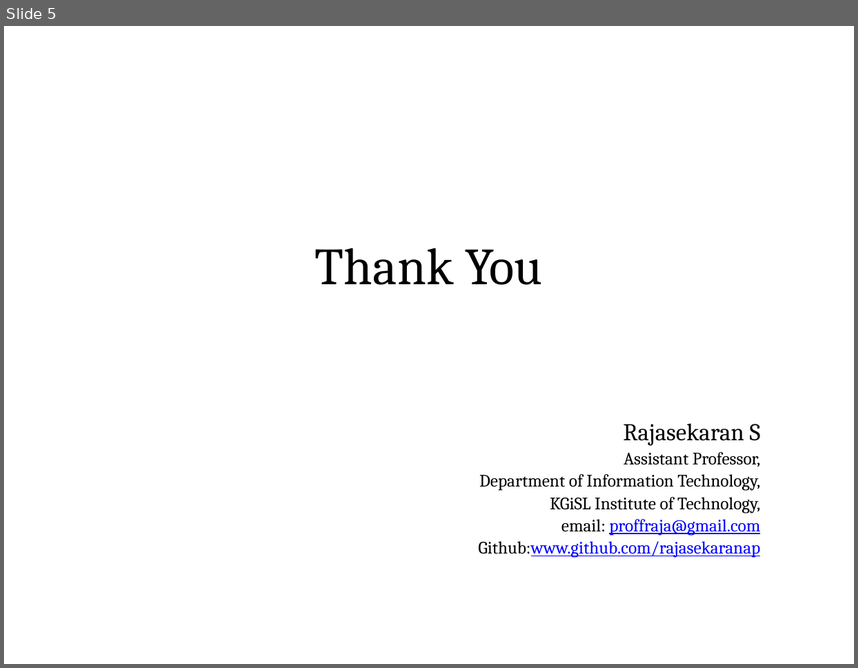
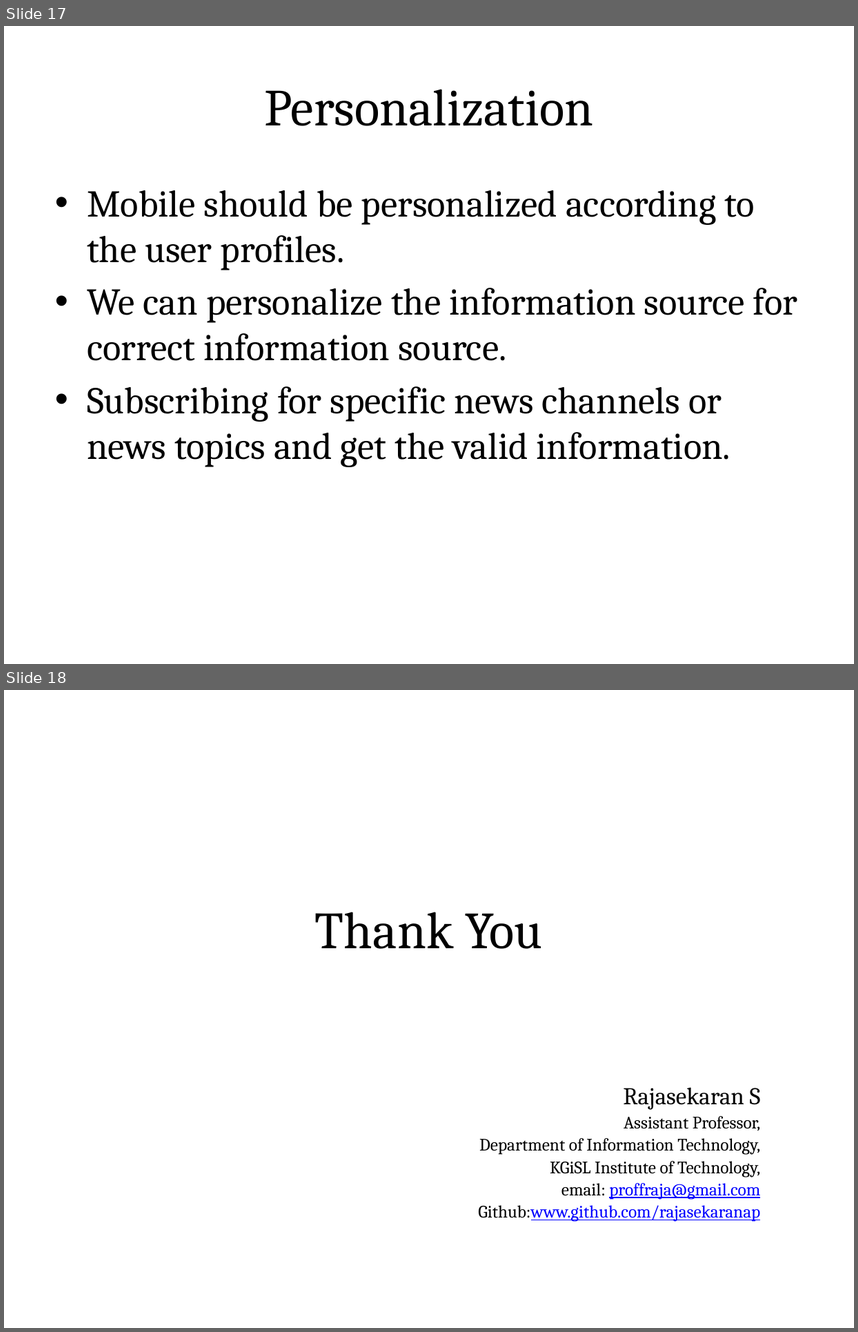
Before and after one commit to rajasekaran36/IT6601-Mobile-Computing, a slide deck: Slides/IT6601-U1.pptx. Shown one above the other, each under a label of ours: slide 5 before the commit, slides 17 and 18 after it. The pictures are 858x668 and 858x1332 pixels, drawn with LibreOffice and Linux fonts; fonts in the diff are those of the drawing. Boxes give left, top, right and bottom in pixels: in the first picture for what was removed or moved away, otherwise in the second. Text is boxed around its words. In the diff, an @@ line names an element or a change of style, - is before the commit and + after.

```diff
--- a/Slides/IT6601-U1.pptx
+++ b/Slides/IT6601-U1.pptx
@@ slide 17 added at <box>4,26,854,664</box>, background #FFFFFF @@
@@ title added at <box>47,52,811,158</box>, fill gradient #DAFDA7 to #E4FCC2 to #F5FFE7, outline #98B955 0.75 pt, 44 pt, text #000000 @@
+Personalization
@@ text added at <box>87,190,797,467</box>, 32 pt, text #000000 @@
+• Mobile should be personalized according to the user profiles.
+• We can personalize the information source for correct information source.
+• Subscribing for specific news channels or news topics and get the valid information.
@@ what was slide 5 is now slide 18 @@
```
Also in this commit, not shown: 1 slide changed, 13 other slides added, 1 slide removed.
